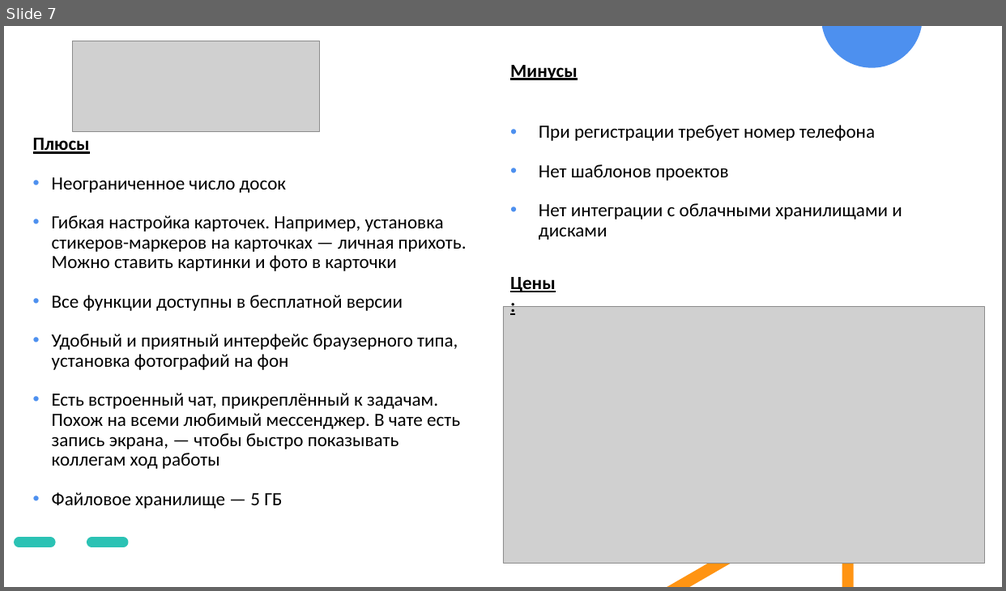
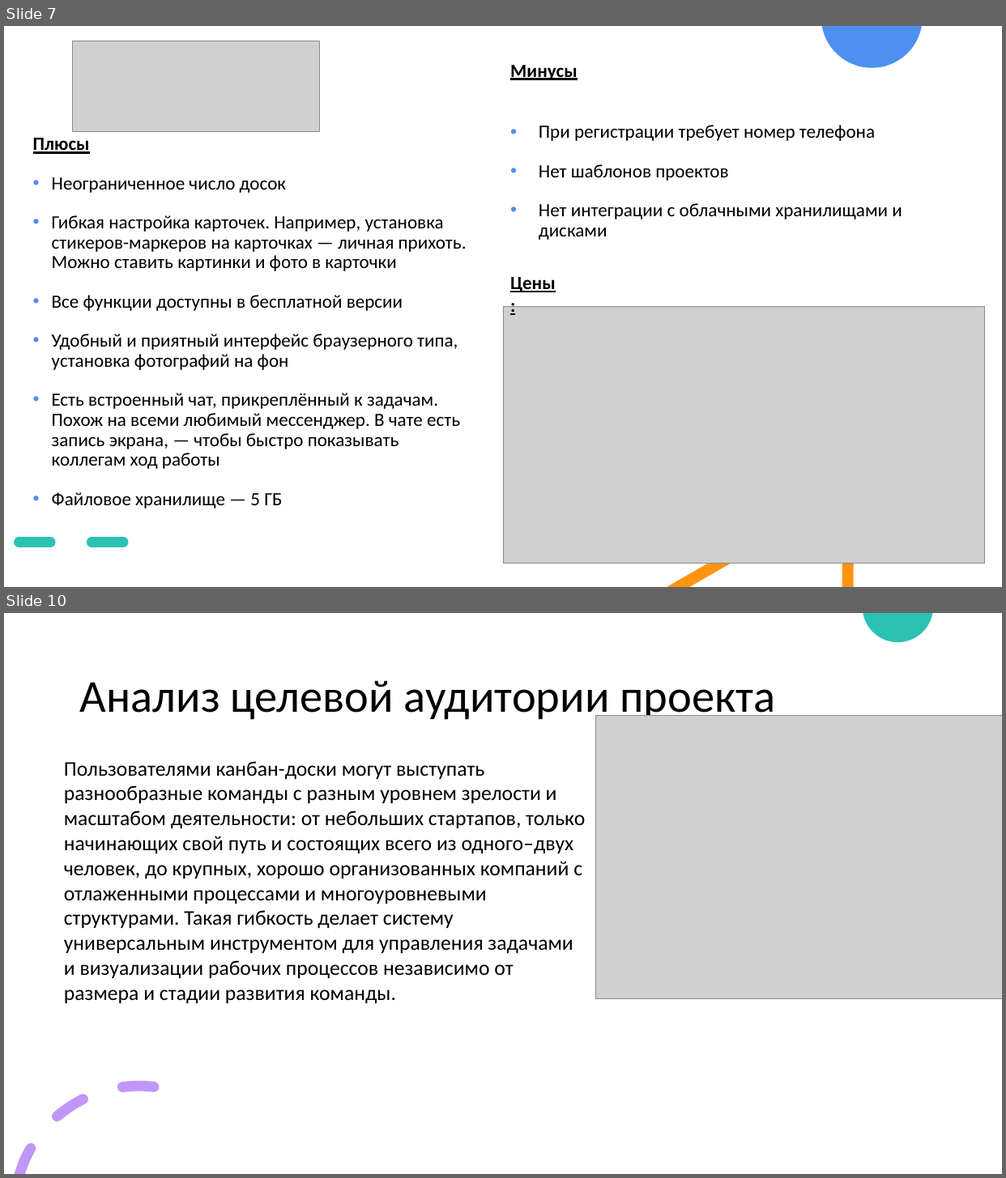
Before and after one commit to r0mbaa/Kanban-Board, a slide deck: Paperwork/РПС_Презентация_к_проекту.pptx. Shown one above the other, each under a label of ours: slide 7 before the commit, slides 7 and 10 after it; the slides between them are not shown. The pictures are 1006x591 and 1006x1178 pixels, drawn with LibreOffice and Linux fonts; fonts in the diff are those of the drawing; grey boxes stand for pictures. Boxes give left, top, right and bottom in pixels: in the first picture for what was removed or moved away, otherwise in the second. Text is boxed around its words. In the diff, an @@ line names an element or a change of style, - is before the commit and + after.

```diff
--- a/Paperwork/РПС_Презентация_к_проекту.pptx
+++ b/Paperwork/РПС_Презентация_к_проекту.pptx
@@ slide 10 added at (4, 613, 1002, 1174), background #FFFFFF @@
@@ freeform shape added at (863, 613, 933, 642), fill #2BC2B4 @@
@@ title added at (80, 681, 775, 722), 44 pt, text #000000 @@
+Анализ целевой аудитории проекта
@@ picture added at (595, 716, 1002, 999) @@
@@ text added at (64, 761, 585, 1004), 20 pt, text #000000 @@
+Пользователями канбан-доски могут выступать разнообразные команды с разным уровнем зрелости и масштабом деятельности: от небольших стартапов, только начинающих свой путь и состоящих всего из одного–двух человек, до крупных, хорошо организованных компаний с отлаженными процессами и многоуровневыми структурами. Такая гибкость делает систему универсальным инструментом для управления задачами и визуализации рабочих процессов независимо от размера и стадии развития команды.
@@ freeform shape added at (15, 1081, 160, 1174), fill #C097F8 @@
```
Also in this commit, not shown: 3 slides changed, 3 other slides added, 4 slides removed.
